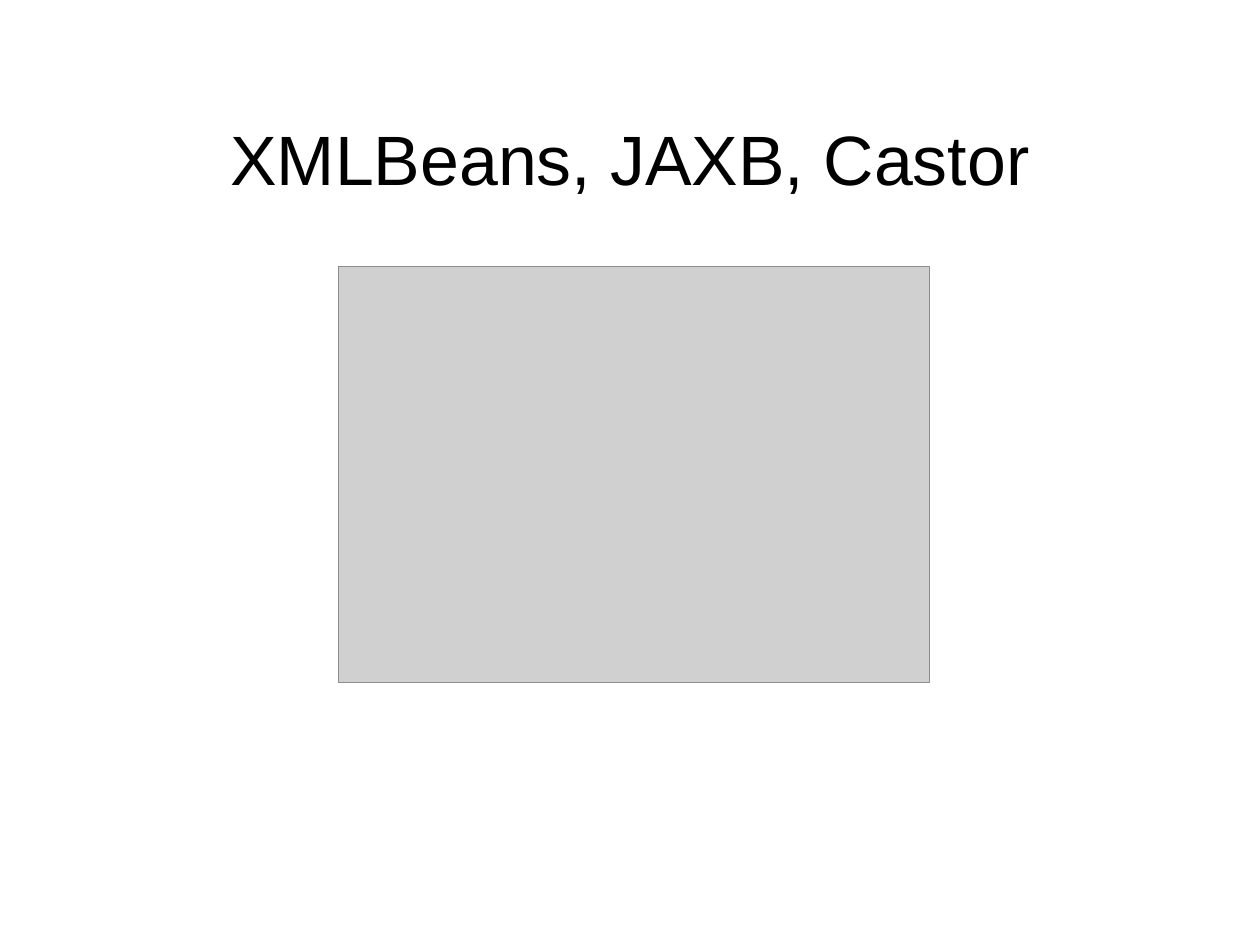
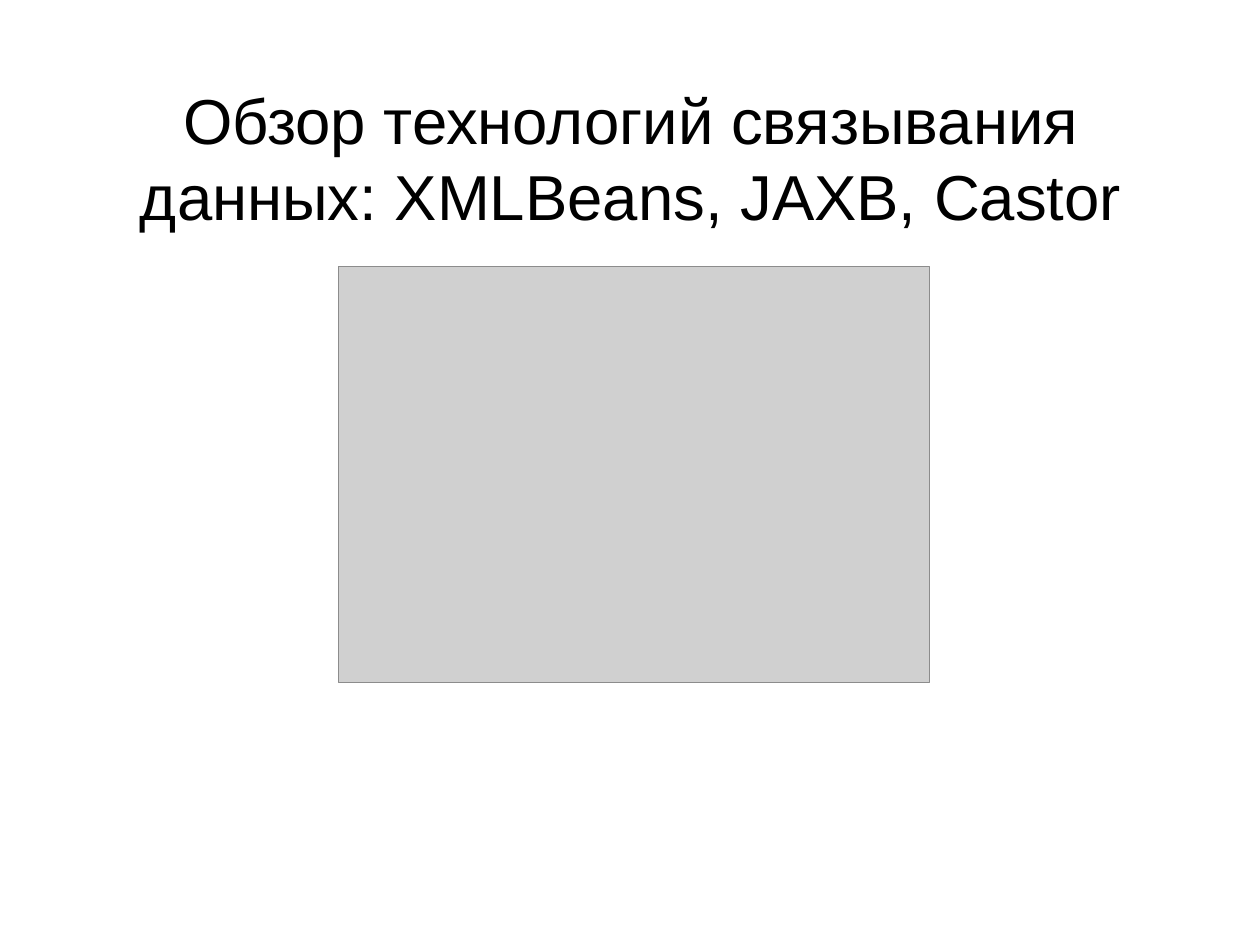
Before and after one commit to aeremenok/a-team-777, a slide deck: slide 8 of diploma/eav/diploma/demo.odp. Drawn at 1260x945 pixels with LibreOffice and Linux fonts; fonts in the diff are those of the drawing; grey boxes stand for pictures. Boxes give left, top, right and bottom in pixels: in the first picture for what was removed or moved away, otherwise in the second. Text is boxed around its words. In the diff, an @@ line names an element or a change of style, - is before the commit and + after.

```diff
--- a/diploma/eav/diploma/demo.odp
+++ b/diploma/eav/diploma/demo.odp
@@ title at <box>140,97,1121,232</box>: text changed; size 44 to 40 pt @@
-XMLBeans, JAXB, Castor
+Обзор технологий связывания данных: XMLBeans, JAXB, Castor
```
Also in this commit, not shown: 11 other slides changed, 1 slide added, 2 slides removed, 2 other files.
